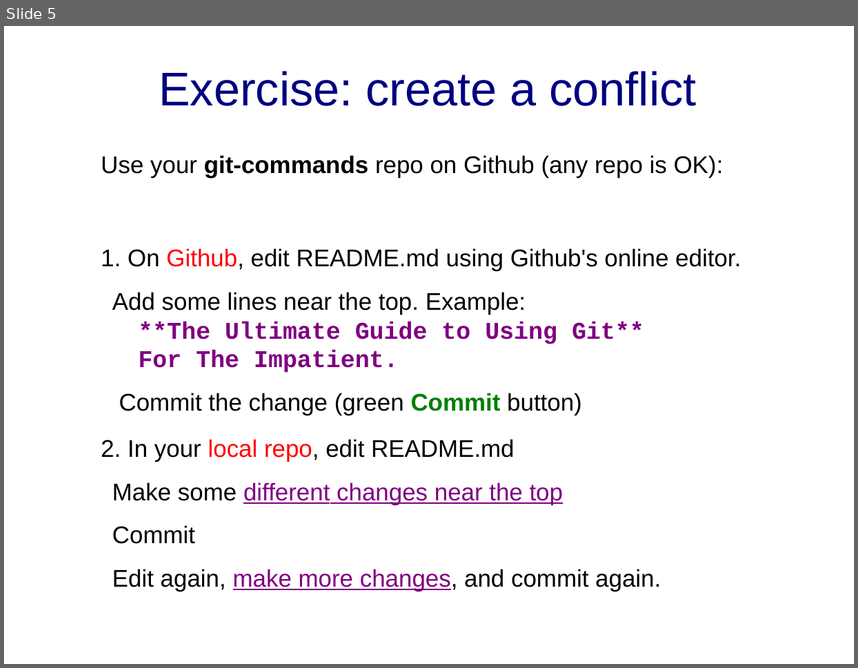
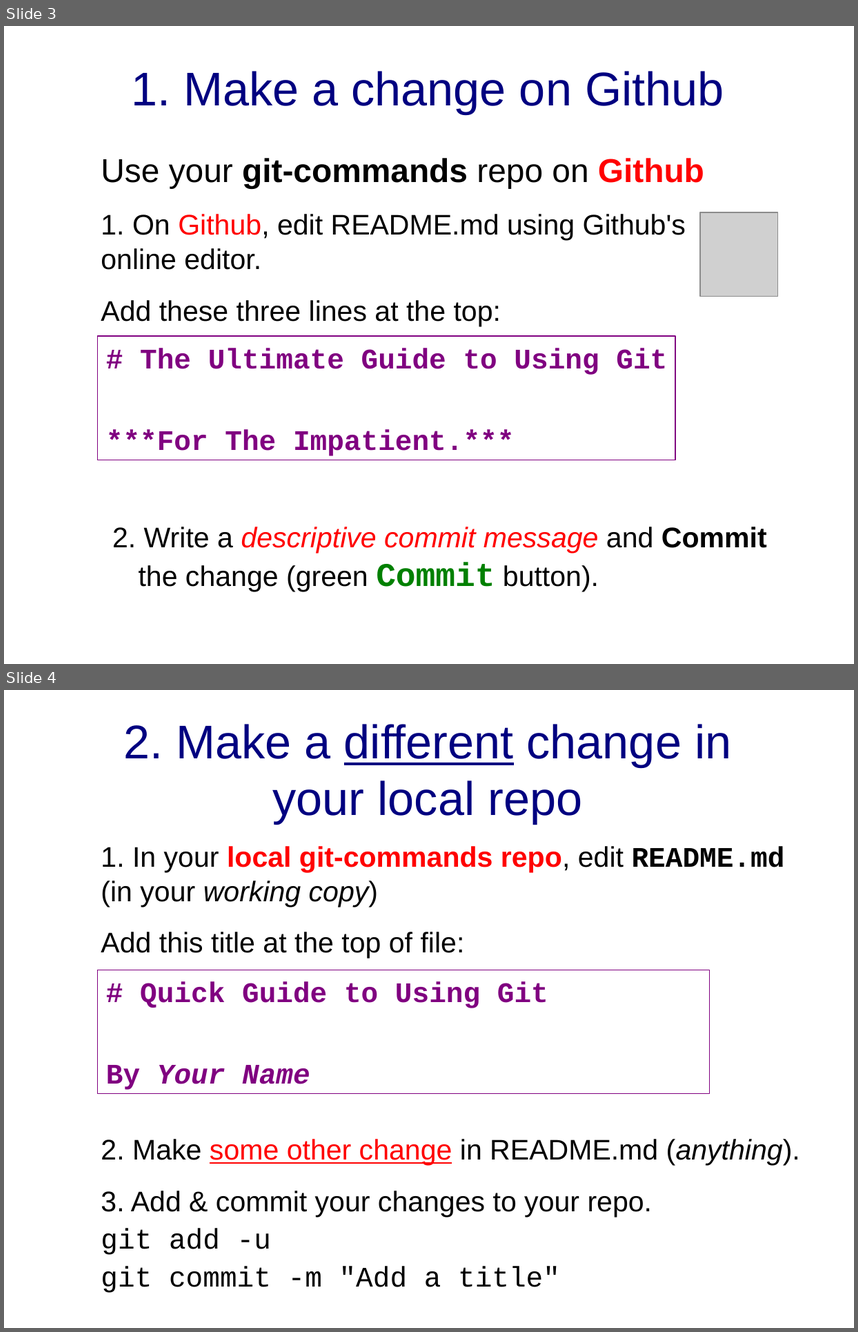
Before and after one commit to cpske/ISP, a slide deck: git/Merge-and-Conflict-Practice.ppt. Shown one above the other, each under a label of ours: slide 5 before the commit, slides 3 and 4 after it. The pictures are 858x668 and 858x1332 pixels, drawn with LibreOffice and Linux fonts; fonts in the diff are those of the drawing; grey boxes stand for pictures. Boxes give left, top, right and bottom in pixels: in the first picture for what was removed or moved away, otherwise in the second. Text is boxed around its words. In the diff, an @@ line names an element or a change of style, - is before the commit and + after.

Commit message:
update merge exercise

```diff
--- a/git/Merge-and-Conflict-Practice.ppt
+++ b/git/Merge-and-Conflict-Practice.ppt
@@ slide 4 added at (4, 690, 854, 1328), background #FFFFFF @@
@@ title added at (124, 724, 731, 824), 40 pt, text #000080 @@
+2. Make a different change in your local repo
@@ text added at (101, 846, 800, 1292), 24 pt, text #000000 @@
+1. In your local git-commands repo, edit README.md (in your working copy)
+Add this title at the top of file:
+2. Make some other change in README.md (anything).
+3. Add & commit your changes to your repo.
+git add -u
+git commit -m "Add a title"
@@ rectangle added at (98, 969, 710, 1094), outline #800080 0.74 pt, 24 pt, text #800080, bold @@
+# Quick Guide to Using Git
+By Your Name
@@ what was slide 5 is now slide 3 @@
@@ slide 3 changed as well @@
@@ title at (131, 71, 724, 114): text changed @@
-Exercise: create a conflict
+1. Make a change on Github
@@ text at (101, 158, 704, 188): text changed; size 20.4 to 28 pt; bold on @@
-Use your git-commands repo on Github (any repo is OK):
+Use your git-commands repo on Github
@@ text at (101, 214, 686, 270): size 20.4 to 24 pt in "1. On Github, edit README.md using Github's ..." @@
@@ picture added at (700, 212, 777, 296) @@
@@ text at (101, 300, 767, 592): text changed; size 20.4 to 24 pt @@
-  Add some lines near the top. Example:
-  **The Ultimate Guide to Using Git**
-  For The Impatient.
-  Commit the change (green Commit button)
-2. In your local repo, edit README.md
-  Make some different changes near the top
-  Commit
-  Edit again, make more changes, and commit again.
+Add these three lines at the top:
+  2. Write a descriptive commit message and Commit the change (green Commit button).
@@ rectangle added at (98, 335, 675, 459), outline #800080 0.74 pt, 24 pt, text #800080, bold @@
+# The Ultimate Guide to Using Git
+***For The Impatient.***
```
Also in this commit, not shown: 9 other slides changed, 2 other slides added, 1 other file.
